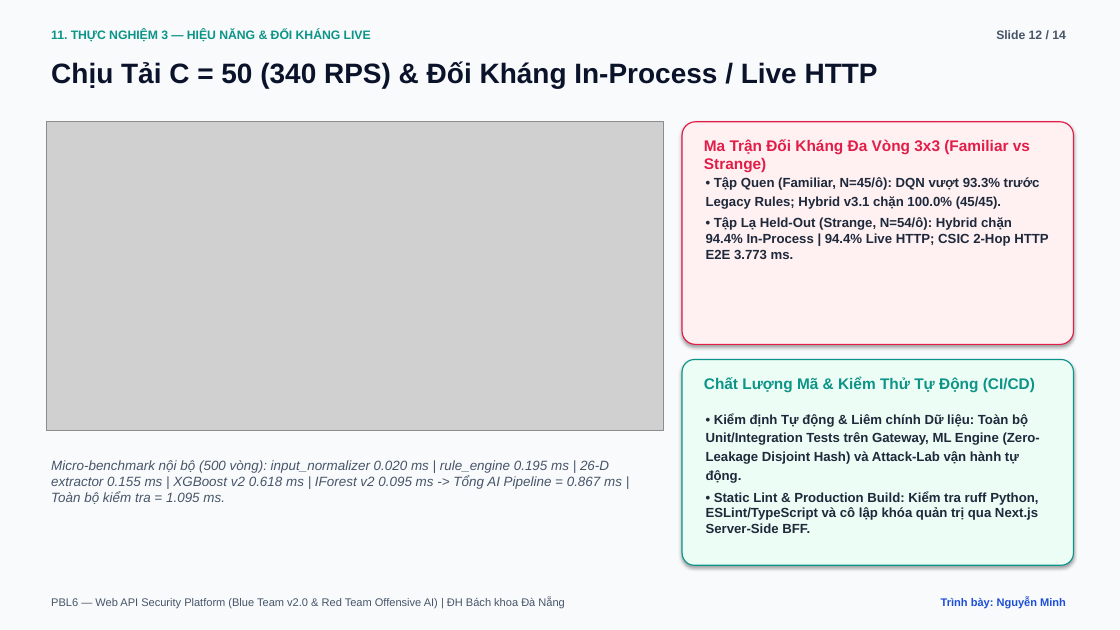
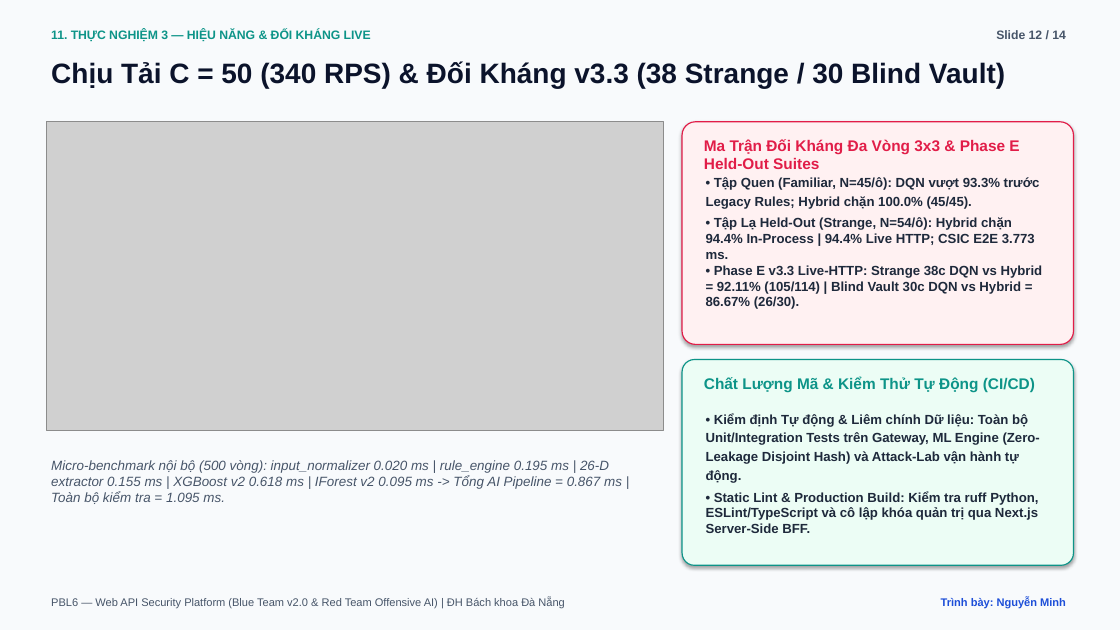
Before and after one commit to vcongggggg/pbl6, a slide deck: slide 12 of docs/reports/PBL6_Academic_Defense_Slides.pptx. Drawn at 1120x630 pixels with LibreOffice and Linux fonts; fonts in the diff are those of the drawing; grey boxes stand for pictures. Boxes give left, top, right and bottom in pixels: in the first picture for what was removed or moved away, otherwise in the second. Text is boxed around its words. In the diff, an @@ line names an element or a change of style, - is before the commit and + after.

Commit message:
feat(v3.3): complete Phase E - 4-stage 36-act live-HTTP DQN, per-param max-pooling, CSIC two-tier + tienda1 schema & blind vault v2

```diff
--- a/docs/reports/PBL6_Academic_Defense_Slides.pptx
+++ b/docs/reports/PBL6_Academic_Defense_Slides.pptx
@@ text at <box>51,61,1005,88</box>: text changed @@
-Chịu Tải C = 50 (340 RPS) & Đối Kháng In-Process / Live HTTP
+Chịu Tải C = 50 (340 RPS) & Đối Kháng v3.3 (38 Strange / 30 Blind Vault)
@@ text at <box>704,139,1019,169</box>: text changed @@
-Ma Trận Đối Kháng Đa Vòng 3x3 (Familiar vs Strange)
+Ma Trận Đối Kháng Đa Vòng 3x3 & Phase E Held-Out Suites
@@ text at <box>706,177,1043,309</box>: text changed @@
-• Tập Quen (Familiar, N=45/ô): DQN vượt 93.3% trước Legacy Rules; Hybrid v3.1 chặn 100.0% (45/45).
-• Tập Lạ Held-Out (Strange, N=54/ô): Hybrid chặn 94.4% In-Process | 94.4% Live HTTP; CSIC 2-Hop HTTP E2E 3.773 ms.
+• Tập Quen (Familiar, N=45/ô): DQN vượt 93.3% trước Legacy Rules; Hybrid chặn 100.0% (45/45).
+• Tập Lạ Held-Out (Strange, N=54/ô): Hybrid chặn 94.4% In-Process | 94.4% Live HTTP; CSIC E2E 3.773 ms.
+• Phase E v3.3 Live-HTTP: Strange 38c DQN vs Hybrid = 92.11% (105/114) | Blind Vault 30c DQN vs Hybrid = 86.67% (26/30).
```
Also in this commit, not shown: 2 other slides changed, 49 other files.
